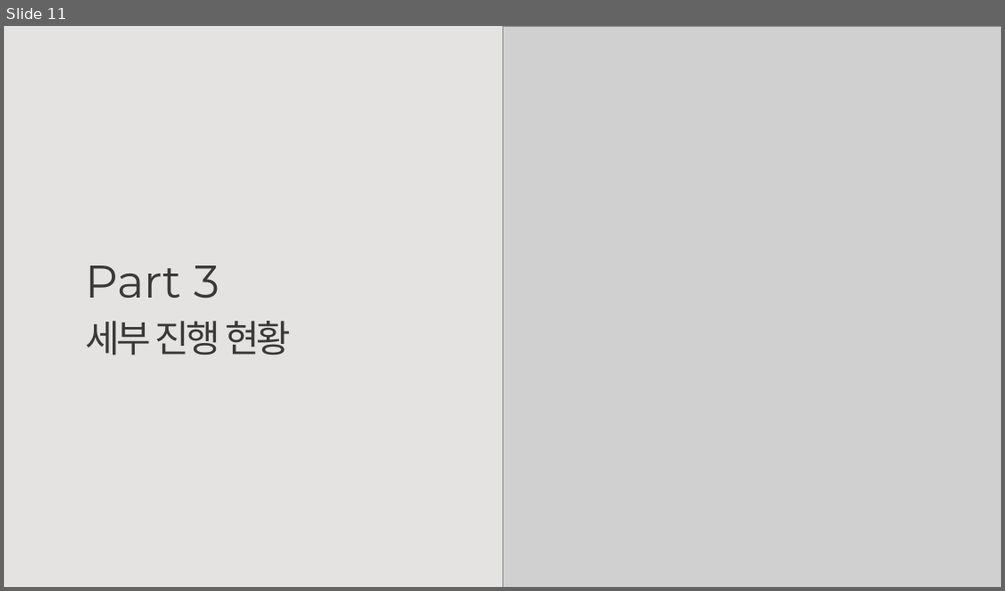
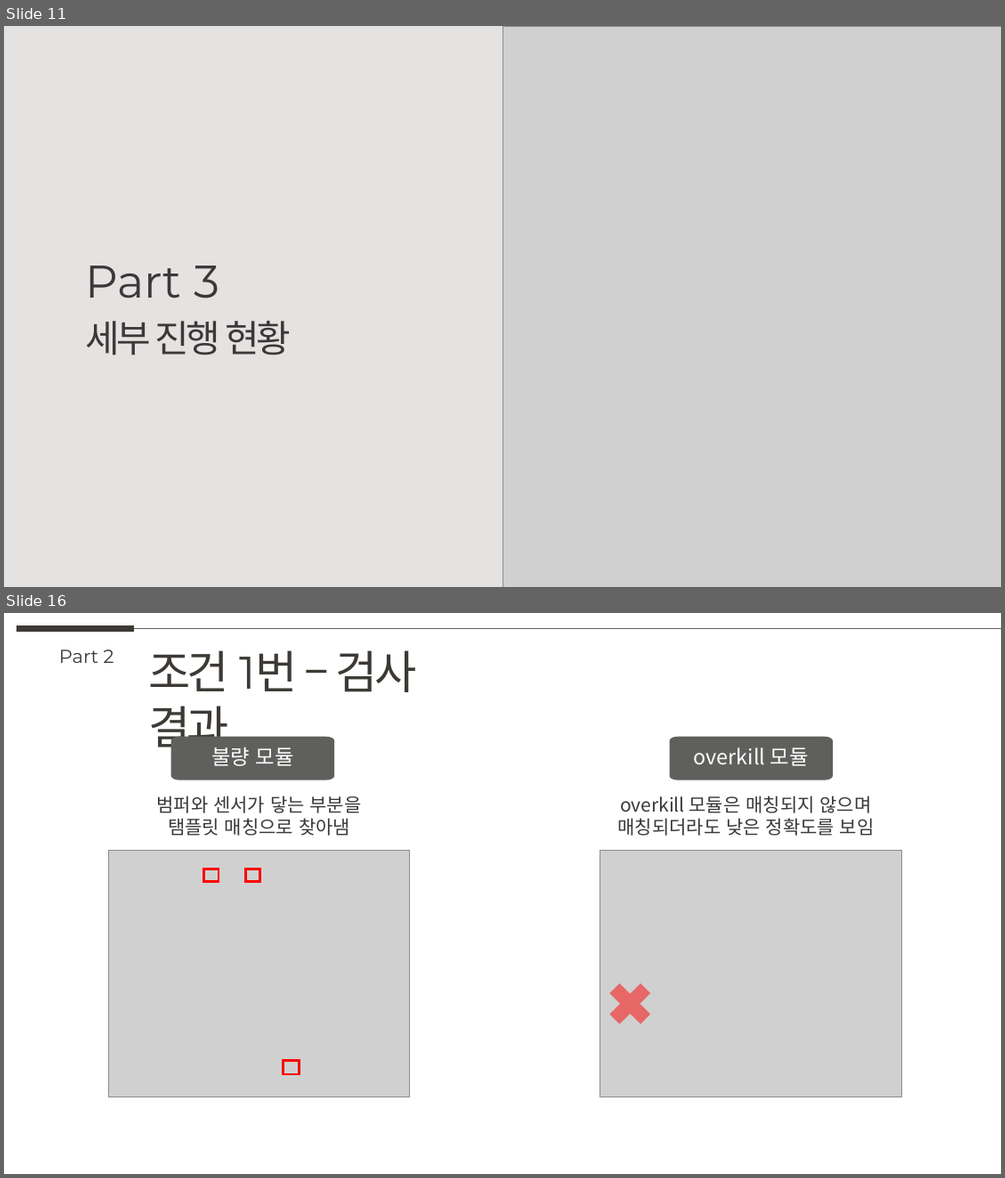
Before and after one commit to knudatascientists/lg-innotek-projects, a slide deck: docs/중간_보고서.pptx. Shown one above the other, each under a label of ours: slide 11 before the commit, slides 11 and 16 after it; the slides between them are not shown. The pictures are 1005x591 and 1005x1178 pixels, drawn with LibreOffice and Linux fonts; fonts in the diff are those of the drawing; grey boxes stand for pictures. Boxes give left, top, right and bottom in pixels: in the first picture for what was removed or moved away, otherwise in the second. Text is boxed around its words. In the diff, an @@ line names an element or a change of style, - is before the commit and + after.

```diff
--- a/docs/중간_보고서.pptx
+++ b/docs/중간_보고서.pptx
@@ slide 16 added at (x1=4, y1=613, x2=1001, y2=1174), background #FFFFFF @@
@@ line added from (16, 629) to (134, 629), #3D3A35 6 pt @@
@@ line added from (134, 629) to (1001, 629), #5F5F5D 0.5 pt @@
@@ text added at (x1=59, y1=649, x2=114, y2=663), 18 pt, text #3D3A35 @@
+Part 2
@@ text added at (x1=148, y1=650, x2=416, y2=755), 44 pt, text #3D3A35 @@
+조건 1번 – 검사 결과
@@ freeform shape added at (x1=171, y1=737, x2=334, y2=779), fill #5F5F5D, 20 pt, text #FFFFFF @@
+불량 모듈
@@ freeform shape added at (x1=670, y1=737, x2=833, y2=779), fill #5F5F5D, 20 pt, text #FFFFFF @@
+overkill 모듈
@@ text added at (x1=156, y1=795, x2=362, y2=835), 18 pt, text #3A3838 @@
+범퍼와 센서가 닿는 부분을
+탬플릿 매칭으로 찾아냄
@@ text added at (x1=617, y1=795, x2=874, y2=835), 18 pt, text #3A3838 @@
+overkill 모듈은 매칭되지 않으며
+매칭되더라도 낮은 정확도를 보임
@@ picture added at (x1=108, y1=850, x2=409, y2=1097) @@
@@ picture added at (x1=600, y1=850, x2=901, y2=1097) @@
@@ rectangle added at (x1=203, y1=868, x2=218, y2=881), outline #FF0000 2.25 pt @@
@@ rectangle added at (x1=245, y1=868, x2=260, y2=881), outline #FF0000 2.25 pt @@
@@ cross added at (x1=600, y1=974, x2=660, y2=1033), fill #FF0000 at 50% opacity @@
@@ rectangle added at (x1=283, y1=1060, x2=299, y2=1074), outline #FF0000 2.25 pt @@
```
Also in this commit, not shown: 20 slides changed, 12 other slides added, 1 slide removed, 18 other files.
